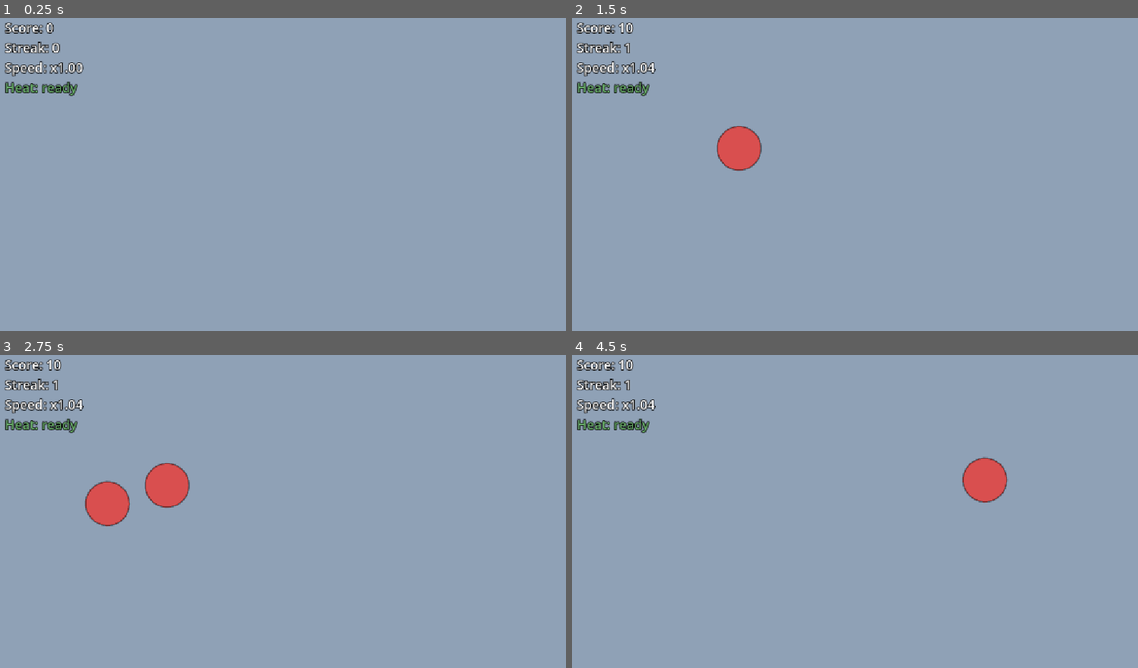
Above: before the commit, frames 1-4 (two rows, left to right).
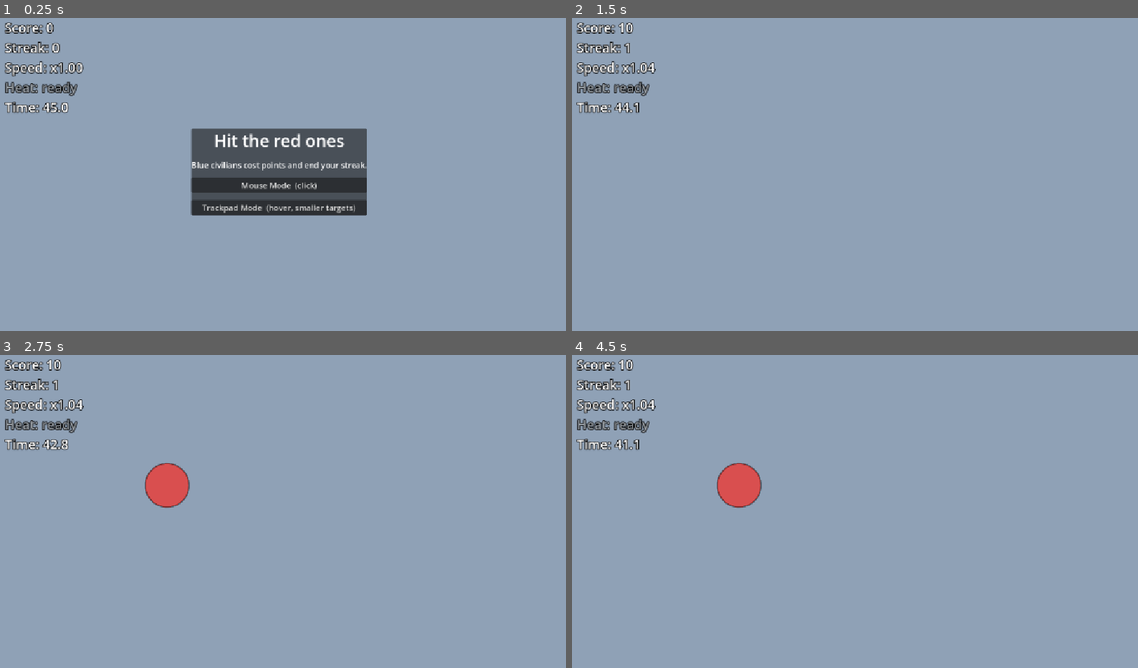
Above: after the commit, the same moments.

Repository: koeklue/post-it-game
Game: Godot game, scene res://scenes/main.tscn
The game is run twice, just before and just after one commit, with the same random seed, the same clock (stepped at 60 frames per second) and the same inputs.
Inputs (mouse positions are in pixels of both pictures, inside the frame that each line leads up to):
- Up to frame 1 (0.25 s): no input
- Up to frame 2 (1.5 s): click (849, 183) at 0.5 s, where only the run after the commit has a clickable "Mouse Mode (click)"; tap Enter at 1.25 s; move the mouse to (922, 268) at 1.27 s; click (922, 268) at 1.42 s
- Up to frame 3 (2.75 s): tap Space at 2 s; move the mouse to (164, 524) at 2.02 s; click (164, 524) at 2.17 s
- Up to frame 4 (4.5 s): tap Enter at 2.75 s; move the mouse to (679, 505) at 2.77 s; click (679, 505) at 2.92 s; tap Space at 3.5 s; move the mouse to (798, 433) at 3.52 s; click (798, 433) at 3.67 s; move the mouse to (1132, 433) at 4.27 s; click (1132, 433) at 4.42 s

The runs differ from the first frame. In frame 1, 8.9% of the frame differs, in the area x 0-65%, y 20-64%; in frame 2, 1.3%; in frame 3, 1.3%; in frame 4, 2.2%.

Commit message:
Phase 4 added: Start & End-Screen; Input Modes

Diff:
--- /dev/null
+++ b/scenes/game_over_screen.tscn
@@ -0,0 +1,41 @@
+[gd_scene load_steps=2 format=3]
+
+[ext_resource type="Script" path="res://scripts/game_over_screen.gd" id="1_over"]
+
+[node name="GameOverScreen" type="Control"]
+anchors_preset = 15
+anchor_right = 1.0
+anchor_bottom = 1.0
+grow_horizontal = 2
+grow_vertical = 2
+script = ExtResource("1_over")
+
+[node name="Center" type="CenterContainer" parent="."]
+anchors_preset = 15
+anchor_right = 1.0
+anchor_bottom = 1.0
+grow_horizontal = 2
+grow_vertical = 2
+
+[node name="Panel" type="PanelContainer" parent="Center"]
+layout_mode = 2
+
+[node name="Rows" type="VBoxContainer" parent="Center/Panel"]
+layout_mode = 2
+theme_override_constants/separation = 14
+
+[node name="TitleLabel" type="Label" parent="Center/Panel/Rows"]
+layout_mode = 2
+theme_override_font_sizes/font_size = 34
+text = "Round over"
+horizontal_alignment = 1
+
+[node name="ResultLabel" type="Label" parent="Center/Panel/Rows"]
+layout_mode = 2
+theme_override_font_sizes/font_size = 24
+text = "Score: 0"
+horizontal_alignment = 1
+
+[node name="RestartButton" type="Button" parent="Center/Panel/Rows"]
+layout_mode = 2
+text = "Play again"
--- a/scenes/hud.tscn
+++ b/scenes/hud.tscn
@@ -55,3 +55,10 @@
 theme_override_constants/outline_size = 7
 theme_override_font_sizes/font_size = 26
 text = "Heat: ready"
+
+[node name="TimeLabel" type="Label" parent="Margin/Rows" unique_id=459396166]
+layout_mode = 2
+theme_override_colors/font_outline_color = Color(0, 0, 0, 1)
+theme_override_constants/outline_size = 7
+theme_override_font_sizes/font_size = 26
+text = "Time: 45.0"
--- a/scenes/main.tscn
+++ b/scenes/main.tscn
@@ -5,6 +5,8 @@
 [ext_resource type="PackedScene" uid="uid://lf7ggvdx8t7b" path="res://scenes/target.tscn" id="3_sugp2"]
 [ext_resource type="PackedScene" uid="uid://ctuhahstvsf33" path="res://scenes/hud.tscn" id="4_jyhfs"]
 [ext_resource type="Script" uid="uid://hf4quywn5n7c" path="res://scripts/game_state.gd" id="5_tbgi4"]
+[ext_resource type="PackedScene" path="res://scenes/start_screen.tscn" id="5_tipki"]
+[ext_resource type="PackedScene" path="res://scenes/game_over_screen.tscn" id="6_85g3d"]
 [ext_resource type="Script" uid="uid://c3l4laih0bvwu" path="res://scripts/heat_system.gd" id="6_tefeu"]
 
 [node name="Main" type="Node2D" unique_id=543210363]
@@ -32,6 +34,12 @@
 
 [node name="UI" type="CanvasLayer" parent="." unique_id=1336302401]
 
+[node name="StartScreen" parent="UI" unique_id=1023249912 instance=ExtResource("5_tipki")]
+layout_mode = 3
+
+[node name="GameOverScreen" parent="UI" unique_id=669389372 instance=ExtResource("6_85g3d")]
+layout_mode = 3
+
 [node name="HUD" parent="UI" unique_id=1191610776 instance=ExtResource("4_jyhfs")]
 
 [node name="HeatSystem" type="Node2D" parent="." unique_id=2061603220]
@@ -41,3 +49,6 @@
 
 [node name="PhaseTimer" type="Timer" parent="HeatSystem" unique_id=989198530]
 one_shot = true
+
+[node name="RoundTimer" type="Timer" parent="." unique_id=1085571832]
+one_shot = true
--- /dev/null
+++ b/scenes/start_screen.tscn
@@ -0,0 +1,44 @@
+[gd_scene load_steps=2 format=3]
+
+[ext_resource type="Script" path="res://scripts/start_screen.gd" id="1_start"]
+
+[node name="StartScreen" type="Control"]
+anchors_preset = 15
+anchor_right = 1.0
+anchor_bottom = 1.0
+grow_horizontal = 2
+grow_vertical = 2
+script = ExtResource("1_start")
+
+[node name="Center" type="CenterContainer" parent="."]
+anchors_preset = 15
+anchor_right = 1.0
+anchor_bottom = 1.0
+grow_horizontal = 2
+grow_vertical = 2
+
+[node name="Panel" type="PanelContainer" parent="Center"]
+layout_mode = 2
+
+[node name="Rows" type="VBoxContainer" parent="Center/Panel"]
+layout_mode = 2
+theme_override_constants/separation = 14
+
+[node name="TitleLabel" type="Label" parent="Center/Panel/Rows"]
+layout_mode = 2
+theme_override_font_sizes/font_size = 34
+text = "Hit the red ones"
+horizontal_alignment = 1
+
+[node name="HintLabel" type="Label" parent="Center/Panel/Rows"]
+layout_mode = 2
+text = "Blue civilians cost points and end your streak."
+horizontal_alignment = 1
+
+[node name="MouseButton" type="Button" parent="Center/Panel/Rows"]
+layout_mode = 2
+text = "Mouse Mode  (click)"
+
+[node name="TrackpadButton" type="Button" parent="Center/Panel/Rows"]
+layout_mode = 2
+text = "Trackpad Mode  (hover, smaller targets)"
--- /dev/null
+++ b/scripts/game_over_screen.gd
@@ -0,0 +1,18 @@
+class_name GameOverScreen
+extends Control
+
+## Shows the result of a finished round. Name entry follows in the next phase.
+
+signal restart_requested
+
+@onready var _result_label: Label = $Center/Panel/Rows/ResultLabel
+@onready var _restart_button: Button = $Center/Panel/Rows/RestartButton
+
+
+func _ready() -> void:
+	_restart_button.pressed.connect(func() -> void: restart_requested.emit())
+
+
+func show_result(score: int, best_streak: int) -> void:
+	_result_label.text = "Score: %d\nBest streak: %d" % [score, best_streak]
+	show()
--- a/scripts/hud.gd
+++ b/scripts/hud.gd
@@ -4,7 +4,7 @@
 ## Passive display - receives values through signals, holds no game logic itself.
 
 const HEAT_COLORS := {
-	HeatSystem.State.IDLE: Color("6cb36dff"),
+	HeatSystem.State.IDLE: Color("9aa0a6"),
 	HeatSystem.State.HEAT: Color("ff9d3d"),
 	HeatSystem.State.COOLDOWN: Color("6ba7ff"),
 }
@@ -13,13 +13,8 @@
 @onready var _streak_label: Label = $Margin/Rows/StreakLabel
 @onready var _speed_label: Label = $Margin/Rows/SpeedLabel
 @onready var _heat_label: Label = $Margin/Rows/HeatLabel
+@onready var _time_label: Label = $Margin/Rows/TimeLabel
 
-
-func _ready() -> void:
-	# The HUD spans the play area, so no control may swallow clicks meant for targets.
-	mouse_filter = Control.MOUSE_FILTER_IGNORE
-	for child in find_children("*", "Control", true, false):
-		(child as Control).mouse_filter = Control.MOUSE_FILTER_IGNORE
 
 func update_score(value: int) -> void:
 	_score_label.text = "Score: %d" % value
@@ -33,6 +28,10 @@
 	_speed_label.text = "Speed: x%.2f" % value
 
 
+func update_time(seconds: float) -> void:
+	_time_label.text = "Time: %.1f" % maxf(seconds, 0.0)
+
+
 func update_heat_state(state: HeatSystem.State) -> void:
 	match state:
 		HeatSystem.State.HEAT:
--- /dev/null
+++ b/scripts/input_mode.gd
@@ -0,0 +1,9 @@
+class_name InputMode
+extends RefCounted
+
+## Shared definition of the two control schemes, used by the spawner and the UI.
+
+enum Mode { MOUSE, TRACKPAD }
+
+const TRACKPAD_RADIUS_FACTOR := 0.8 ## Trackpad targets are 20% smaller
+const TRACKPAD_HOVER_TIME := 0.2 ## Seconds the cursor has to dwell to score a hit
--- a/scripts/main.gd
+++ b/scripts/main.gd
@@ -1,12 +1,22 @@
 extends Node2D
 
-## Phase 3: connects targets, game state, heat system and HUD.
-## Main is the only node that knows all four - they stay unaware of each other.
+## Phase 4: owns the round flow - start screen, timed round, game over screen.
+## Main is the only node that knows all systems, they stay unaware of each other.
+
+enum Phase { READY, PLAYING, OVER }
+
+@export var round_duration: float = 45.0
 
 @onready var _spawner: Spawner = $Spawner
 @onready var _game_state: GameState = $GameState
 @onready var _heat_system: HeatSystem = $HeatSystem
+@onready var _targets: Node2D = $Targets
+@onready var _round_timer: Timer = $RoundTimer
 @onready var _hud: HUD = $UI/HUD
+@onready var _start_screen: StartScreen = $UI/StartScreen
+@onready var _game_over_screen: GameOverScreen = $UI/GameOverScreen
+
+var _phase: Phase = Phase.READY
 
 
 func _ready() -> void:
@@ -20,10 +30,54 @@
 	_heat_system.state_changed.connect(_hud.update_heat_state)
 
 	_spawner.target_spawned.connect(_on_target_spawned)
+	_round_timer.timeout.connect(_on_round_finished)
+	_start_screen.start_requested.connect(_start_round)
+	_game_over_screen.restart_requested.connect(_show_start_screen)
 
+	_show_start_screen()
+
+
+func _process(_delta: float) -> void:
+	# Polling the timer is simpler than mirroring the remaining time in a variable.
+	if _phase == Phase.PLAYING:
+		_hud.update_time(_round_timer.time_left)
+
+
+func _show_start_screen() -> void:
+	_phase = Phase.READY
+	_spawner.stop()
+	_clear_targets()
 	_heat_system.reset()
 	_game_state.reset()
+	_hud.update_time(round_duration)
+
+	_game_over_screen.hide()
+	_start_screen.show()
+
+
+func _start_round(mode: InputMode.Mode) -> void:
+	_phase = Phase.PLAYING
+	_start_screen.hide()
+
+	_spawner.set_input_mode(mode)
+	_heat_system.reset()
+	_game_state.reset()
+
+	_round_timer.start(round_duration)
 	_spawner.start()
+
+
+func _on_round_finished() -> void:
+	_phase = Phase.OVER
+	_spawner.stop()
+	_clear_targets() # leftover targets would still be clickable behind the overlay
+	_hud.update_time(0.0)
+	_game_over_screen.show_result(_game_state.score, _game_state.best_streak)
+
+
+func _clear_targets() -> void:
+	for child in _targets.get_children():
+		child.queue_free()
 
 
 ## Every target reports back through signals instead of reaching into the main scene.
--- a/scripts/spawner.gd
+++ b/scripts/spawner.gd
@@ -21,8 +21,9 @@
 
 ## Scales spawn rate and lifetime, driven by GameState.
 var speed_factor: float = 1.0
-## Multiplies target size. Trackpad mode will set this to 0.8.
+## Multiplies target size, driven by the active input mode.
 var radius_factor: float = 1.0
+var input_mode: InputMode.Mode = InputMode.Mode.MOUSE
 
 @onready var _spawn_timer: Timer = $SpawnTimer
 
@@ -32,6 +33,12 @@
 	assert(target_scene != null, "Spawner: target_scene is not assigned in the inspector")
 	assert(targets_root != null, "Spawner: targets_root is not assigned in the inspector")
 	_spawn_timer.timeout.connect(_on_spawn_timer_timeout)
+
+
+## Trackpad targets are smaller and are hit by dwelling instead of clicking.
+func set_input_mode(mode: InputMode.Mode) -> void:
+	input_mode = mode
+	radius_factor = InputMode.TRACKPAD_RADIUS_FACTOR if mode == InputMode.Mode.TRACKPAD else 1.0
 
 
 func start() -> void:
@@ -63,7 +70,8 @@
 
 	var target: Target = target_scene.instantiate()
 	var type := Target.Type.CIVILIAN if randf() < civilian_chance else Target.Type.ENEMY
-	target.setup(type, radius, base_lifetime / speed_factor)
+	var hover_time: float = InputMode.TRACKPAD_HOVER_TIME if input_mode == InputMode.Mode.TRACKPAD else 0.0
+	target.setup(type, radius, base_lifetime / speed_factor, hover_time)
 	target.position = spawn_position
 	targets_root.add_child(target)
 	target_spawned.emit(target)
--- /dev/null
+++ b/scripts/start_screen.gd
@@ -0,0 +1,14 @@
+class_name StartScreen
+extends Control
+
+## Lets the player pick a control scheme and starts the round.
+
+signal start_requested(mode: InputMode.Mode)
+
+@onready var _mouse_button: Button = $Center/Panel/Rows/MouseButton
+@onready var _trackpad_button: Button = $Center/Panel/Rows/TrackpadButton
+
+
+func _ready() -> void:
+	_mouse_button.pressed.connect(func() -> void: start_requested.emit(InputMode.Mode.MOUSE))
+	_trackpad_button.pressed.connect(func() -> void: start_requested.emit(InputMode.Mode.TRACKPAD))
--- a/scripts/target.gd
+++ b/scripts/target.gd
@@ -2,6 +2,7 @@
 extends Area2D
 
 ## A single whack-a-mole target: pops up, waits to be hit, then expires on its own.
+## Supports two hit modes - a click, or dwelling on it with the cursor.
 
 enum Type { ENEMY, CIVILIAN }
 
@@ -17,6 +18,9 @@
 var radius: float = 44.0
 
 var _lifetime: float = 1.6
+var _hover_time: float = 0.0 # 0 = click mode, > 0 = trackpad dwell mode
+var _hover_progress: float = 0.0
+var _is_hovered: bool = false
 var _is_consumed: bool = false # guards against hit and expire firing in the same frame
 
 @onready var _collision: CollisionShape2D = $CollisionShape2D
@@ -24,15 +28,15 @@
 
 
 ## Called by the spawner right after instantiation, before the node enters the tree.
-func setup(target_type: Type, target_radius: float, lifetime: float) -> void:
+func setup(target_type: Type, target_radius: float, lifetime: float, hover_time: float = 0.0) -> void:
 	type = target_type
 	radius = target_radius
 	_lifetime = lifetime
+	_hover_time = hover_time
 
 
 func _ready() -> void:
-	# A fresh shape per instance keeps the radius independent
-	# (trackpad mode will shrink targets by 20%).
+	# A fresh shape per instance keeps the radius independent.
 	var circle := CircleShape2D.new()
 	circle.radius = radius
 	_collision.shape = circle
@@ -40,8 +44,25 @@
 	_lifetime_timer.timeout.connect(_on_lifetime_timeout)
 	_lifetime_timer.start(_lifetime)
 
-	input_event.connect(_on_input_event)
+	if _hover_time > 0.0:
+		mouse_entered.connect(_on_mouse_entered)
+		mouse_exited.connect(_on_mouse_exited)
+	else:
+		# Clicks stay disabled in dwell mode, otherwise it would be the easier option.
+		input_event.connect(_on_input_event)
+
+	set_process(_hover_time > 0.0)
 	queue_redraw()
+
+
+func _process(delta: float) -> void:
+	if not _is_hovered:
+		return
+
+	_hover_progress += delta
+	queue_redraw()
+	if _hover_progress >= _hover_time:
+		consume_hit()
 
 
 func _draw() -> void:
@@ -49,13 +70,28 @@
 	draw_circle(Vector2.ZERO, radius, COLORS[type])
 	draw_arc(Vector2.ZERO, radius, 0.0, TAU, 32, Color(0, 0, 0, 0.4), 3.0, true)
 
+	# Dwell feedback: a ring filling up tells the player the hold is registering.
+	if _hover_time > 0.0 and _hover_progress > 0.0:
+		var ratio := clampf(_hover_progress / _hover_time, 0.0, 1.0)
+		draw_arc(Vector2.ZERO, radius - 7.0, -PI / 2.0, -PI / 2.0 + TAU * ratio, 32, Color.WHITE, 4.0, true)
+
+
+func _on_mouse_entered() -> void:
+	_is_hovered = true
+
+
+func _on_mouse_exited() -> void:
+	# Leaving resets the dwell - partial progress is never banked.
+	_is_hovered = false
+	_hover_progress = 0.0
+	queue_redraw()
+
 
 func _on_input_event(_viewport: Node, event: InputEvent, _shape_index: int) -> void:
 	if event is InputEventMouseButton and event.button_index == MOUSE_BUTTON_LEFT and event.pressed:
 		consume_hit()
 
 
-## Public entry point so trackpad mode (hover-hold) can trigger a hit as well.
 func consume_hit() -> void:
 	if _is_consumed:
 		return
Not shown, added: scripts/game_over_screen.gd.uid
Not shown, added: scripts/input_mode.gd.uid
Not shown, added: scripts/start_screen.gd.uid
